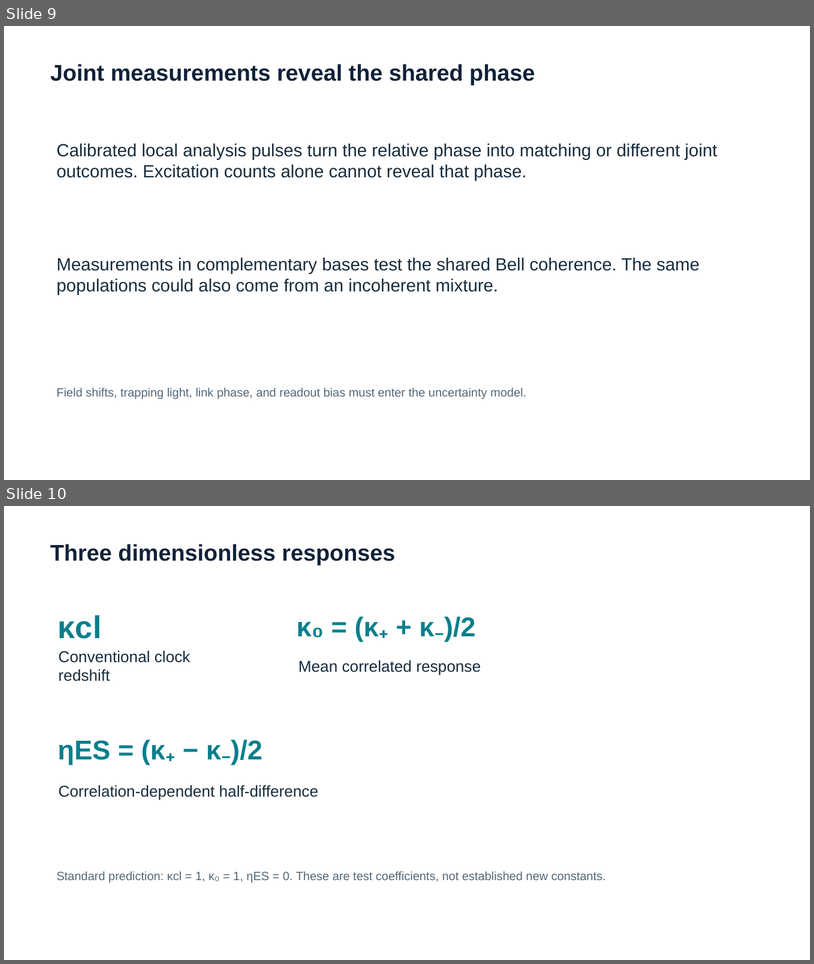
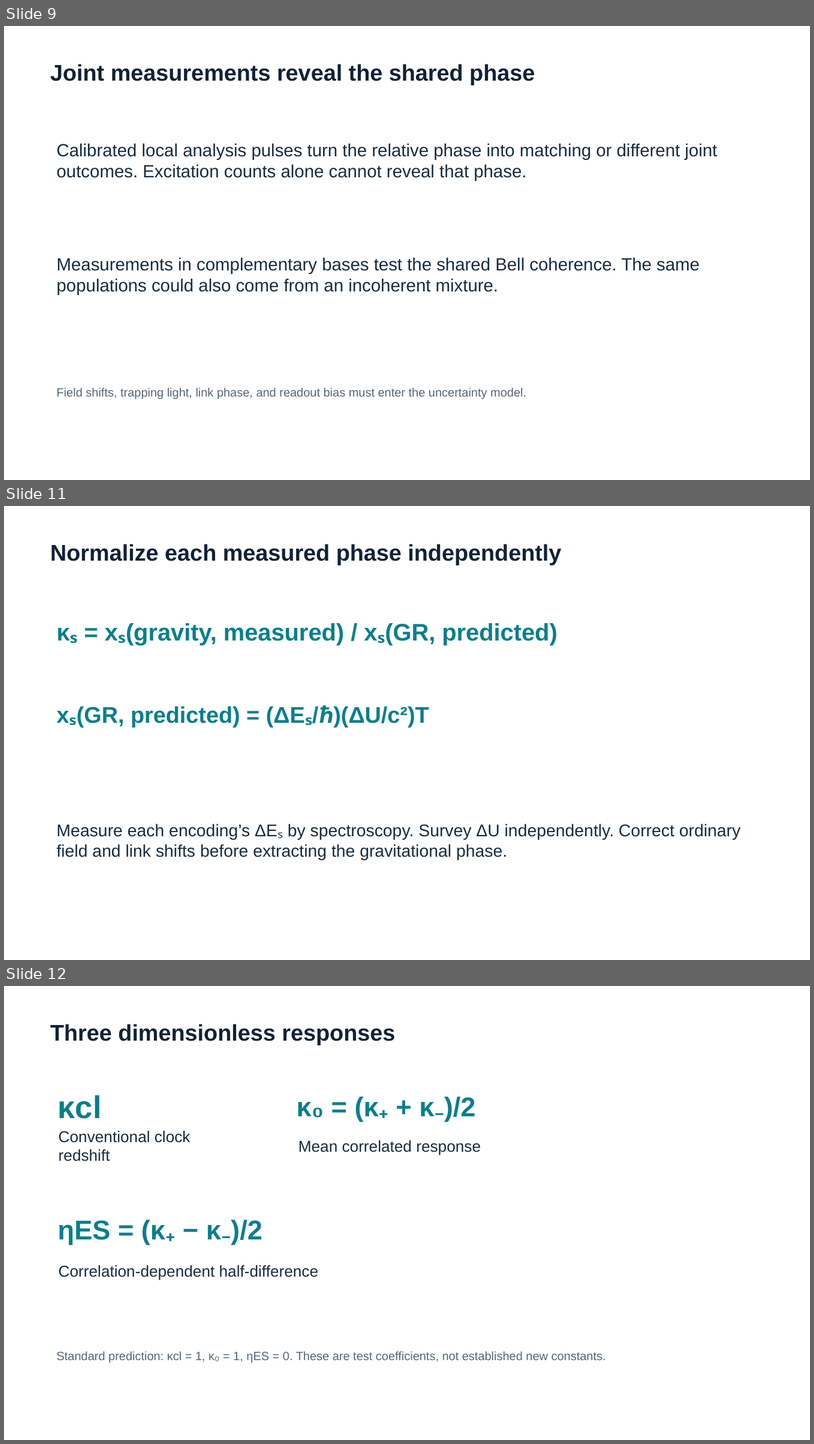
Before and after one commit to pestypig/casimirbot-, a slide deck: .codex-build/ytterbium-clock-proposal/candidate.pptx. Shown one above the other, each under a label of ours: slides 9 and 10 before the commit, slides 9, 11 and 12 after it; the slides between them are not shown. The pictures are 814x964 and 814x1444 pixels, drawn with LibreOffice and Linux fonts; fonts in the diff are those of the drawing. Boxes give left, top, right and bottom in pixels: in the first picture for what was removed or moved away, otherwise in the second. Text is boxed around its words. In the diff, an @@ line names an element or a change of style, - is before the commit and + after.

```diff
--- a/.codex-build/ytterbium-clock-proposal/candidate.pptx
+++ b/.codex-build/ytterbium-clock-proposal/candidate.pptx
@@ slide 11 added at (4, 506, 810, 960), background #FFFFFF @@
@@ text added at (50, 544, 561, 565), 27 pt, text #102238, bold @@
+Normalize each measured phase independently
@@ text added at (126, 623, 557, 646), 28.5 pt, text #087F8C, bold @@
+κₛ = xₛ(gravity, measured) / xₛ(GR, predicted)
@@ text added at (77, 705, 429, 727), 27 pt, text #087F8C, bold @@
+xₛ(GR, predicted) = (ΔEₛ/ℏ)(ΔU/c²)T
@@ text added at (57, 823, 741, 860), 20.2 pt, text #172C3D @@
+Measure each encoding’s ΔEₛ by spectroscopy. Survey ΔU independently. Correct ordinary field and link shifts before extracting the gravitational phase.
@@ what was slide 10 is now slide 12 @@
```
Also in this commit, not shown: 2 slides changed, 1 other slide added, 9 other files.
